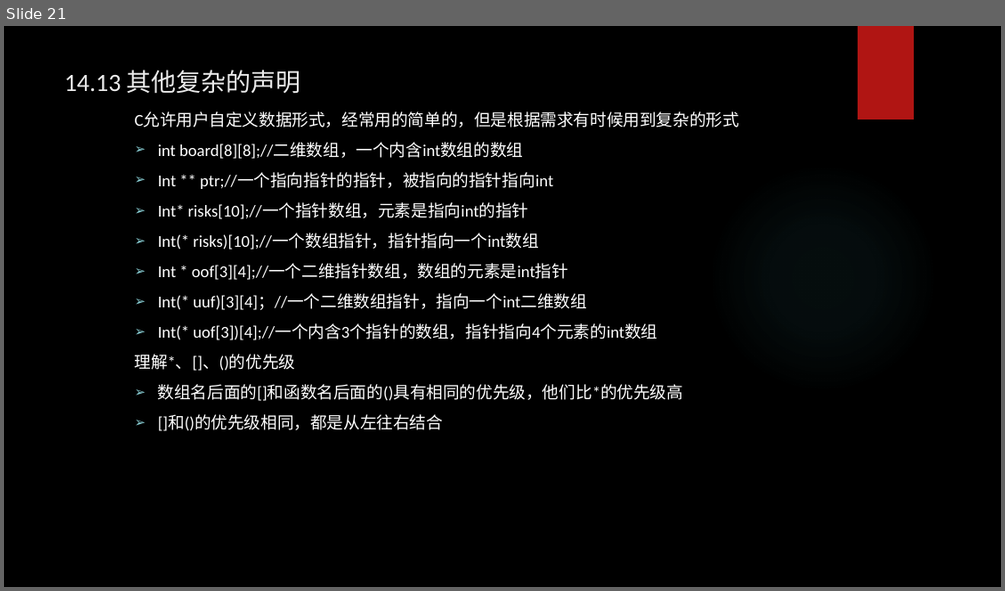
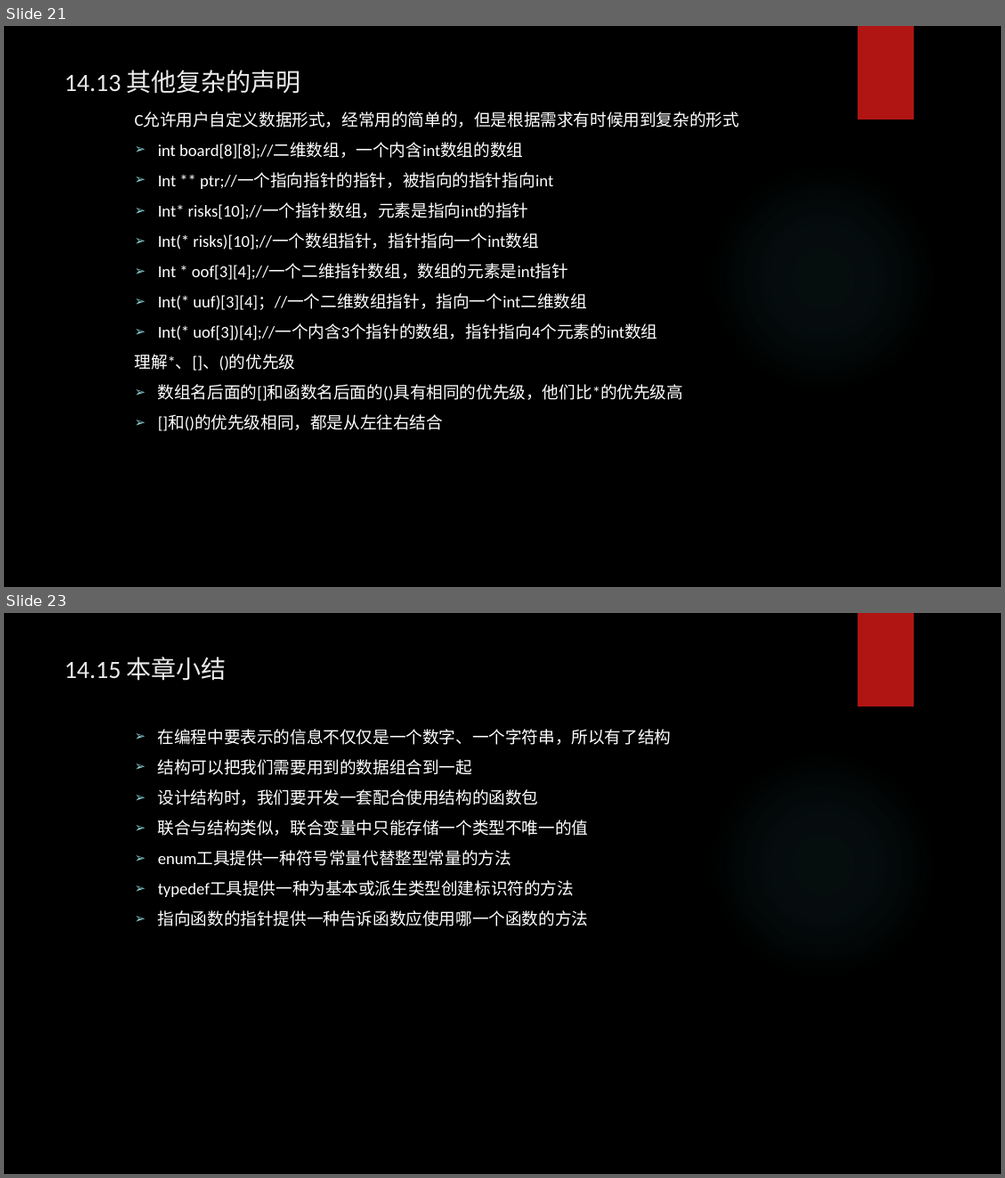
Before and after one commit to tsyin/c_ppt-code, a slide deck: PPT/14 结构和其他数据形式.pptx. Shown one above the other, each under a label of ours: slide 21 before the commit, slides 21 and 23 after it; the slides between them are not shown. The pictures are 1005x591 and 1005x1178 pixels, drawn with LibreOffice and Linux fonts; fonts in the diff are those of the drawing; background and template pictures are left out. Boxes give left, top, right and bottom in pixels: in the first picture for what was removed or moved away, otherwise in the second. Text is boxed around its words. In the diff, an @@ line names an element or a change of style, - is before the commit and + after.

```diff
--- a/PPT/14 结构和其他数据形式.pptx
+++ b/PPT/14 结构和其他数据形式.pptx
@@ slide 23 added at bbox=[4, 613, 1001, 1174], background picture (left out); not listed: 2 template elements that a slide beside it also shows @@
@@ title added at bbox=[65, 657, 226, 681], 24 pt, text #EBEBEB @@
+14.15 本章小结
@@ text added at bbox=[158, 729, 672, 926], 16 pt, text #FFFFFF @@
+  ➢ 在编程中要表示的信息不仅仅是一个数字、一个字符串，所以有了结构
+  ➢ 结构可以把我们需要用到的数据组合到一起
+  ➢ 设计结构时，我们要开发一套配合使用结构的函数包
+  ➢ 联合与结构类似，联合变量中只能存储一个类型不唯一的值
+  ➢ enum工具提供一种符号常量代替整型常量的方法
+  ➢ typedef工具提供一种为基本或派生类型创建标识符的方法
+  ➢ 指向函数的指针提供一种告诉函数应使用哪一个函数的方法
```
Also in this commit, not shown: 1 other slide added, 5 other files.
